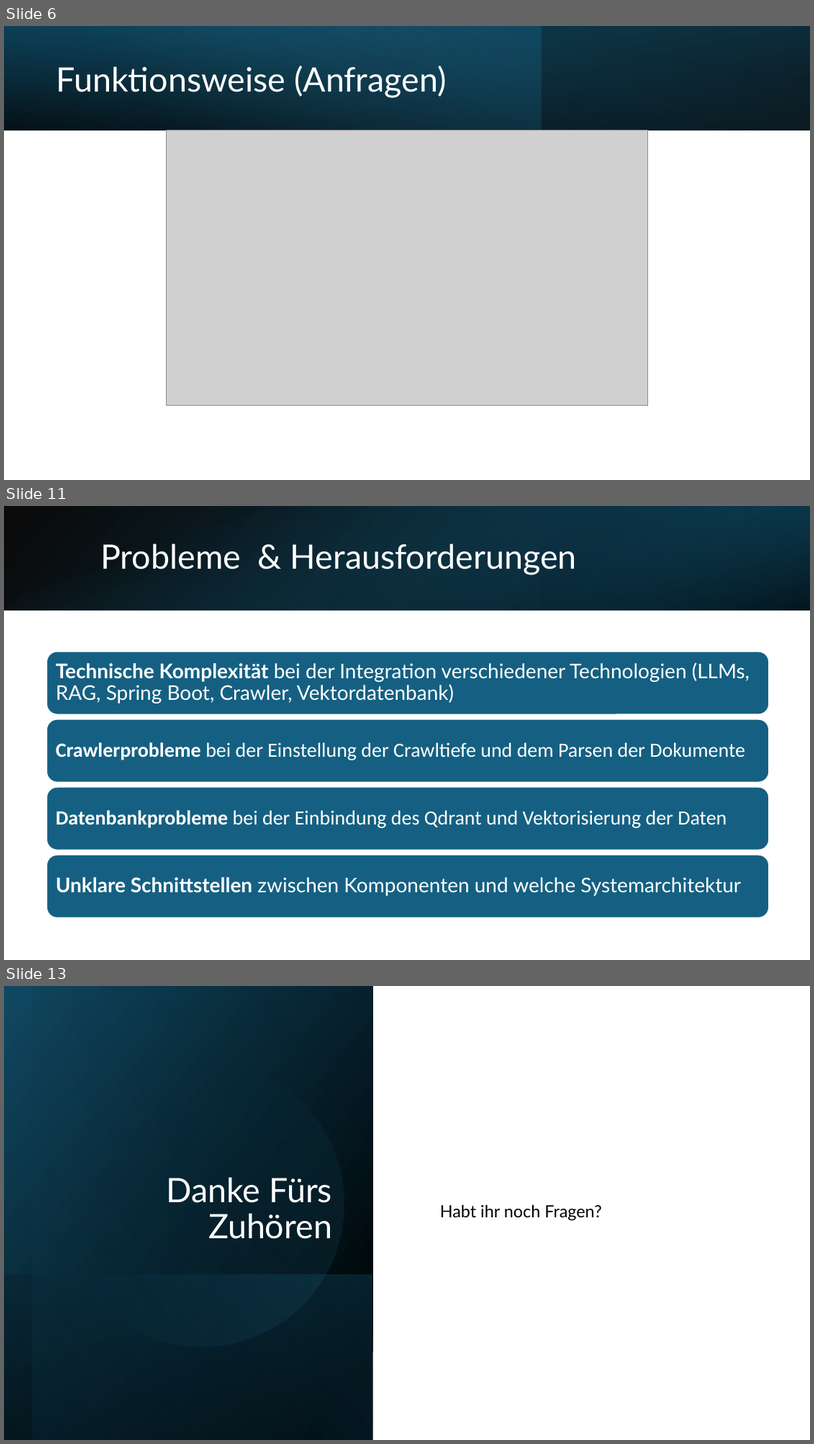
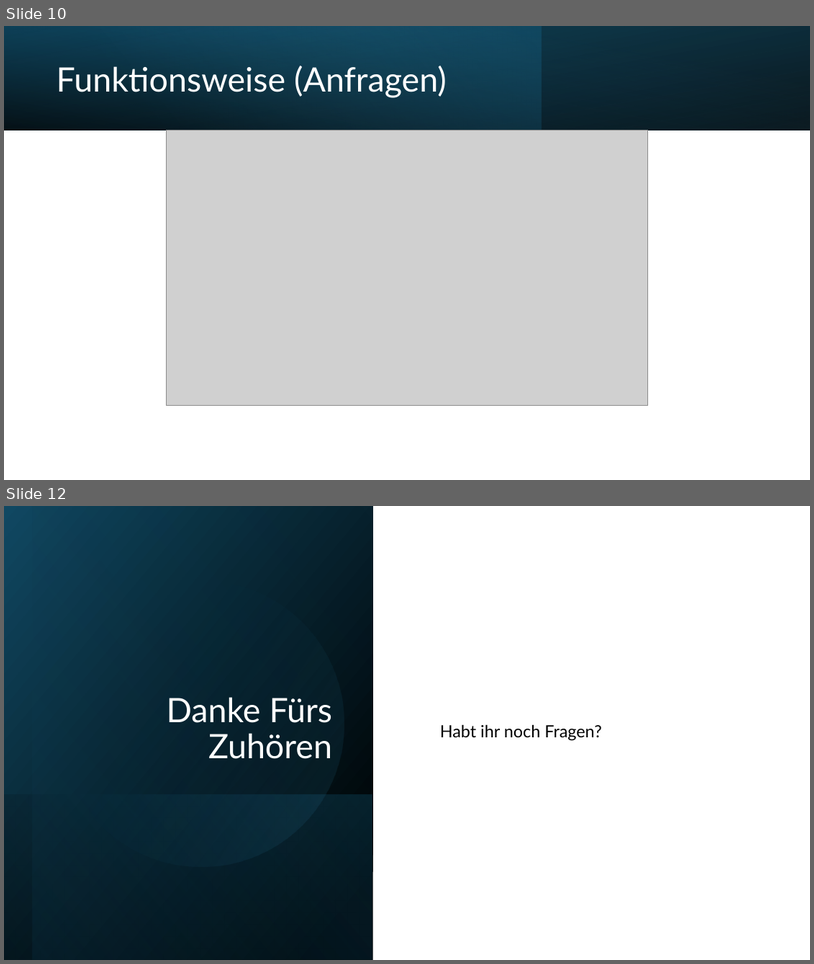
Before and after one commit to lroskn/praesi, a slide deck: Endergebnis.pptx. Shown one above the other, each under a label of ours: slides 6, 11 and 13 before the commit, slides 10 and 12 after it; the slides between them are not shown. The pictures are 814x1444 and 814x964 pixels, drawn with LibreOffice and Linux fonts; fonts in the diff are those of the drawing; grey boxes stand for pictures. Boxes give left, top, right and bottom in pixels: in the first picture for what was removed or moved away, otherwise in the second. Text is boxed around its words. In the diff, an @@ line names an element or a change of style, - is before the commit and + after.

```diff
--- a/Endergebnis.pptx
+++ b/Endergebnis.pptx
@@ slide 11 removed at (4, 506, 810, 960), background #FFFFFF @@
@@ rectangle removed at (4, 506, 810, 610) @@
@@ rectangle removed at (4, 506, 810, 610) @@
@@ rectangle removed at (542, 506, 810, 610) @@
@@ title removed at (100, 543, 577, 575) @@
-Probleme & Herausforderungen
@@ group removed at (46, 651, 769, 917): 4 rounded rectangles, 4 texts @@
-Technische Komplexität bei der Integration verschiedener Technologien (LLMs, RAG, Spring Boot, Crawler, Vektordatenbank)
-Crawlerprobleme bei der Einstellung der Crawltiefe und dem Parsen der Dokumente
-Datenbankprobleme bei der Einbindung des Qdrant und Vektorisierung der Daten
-Unklare Schnittstellen zwischen Komponenten und welche Systemarchitektur
@@ what was slide 6 is now slide 10 @@
@@ what was slide 13 is now slide 12 @@
```
Also in this commit, not shown: 1 slide changed, 4 slides added, 4 other slides removed, 2 other files.
